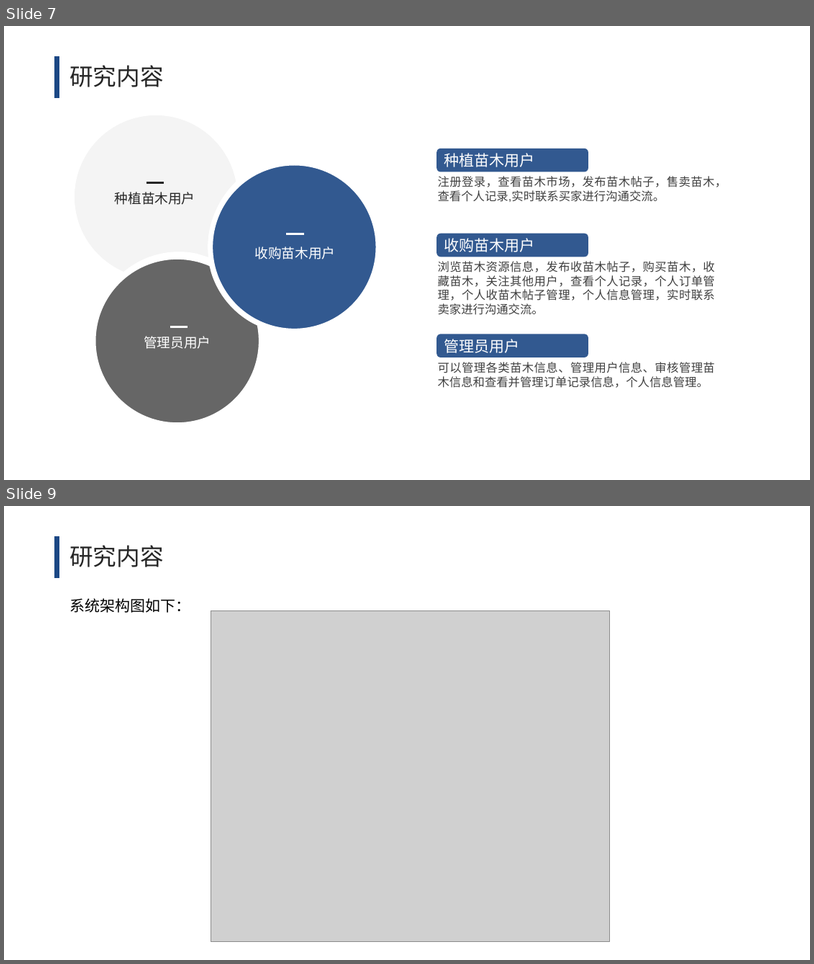
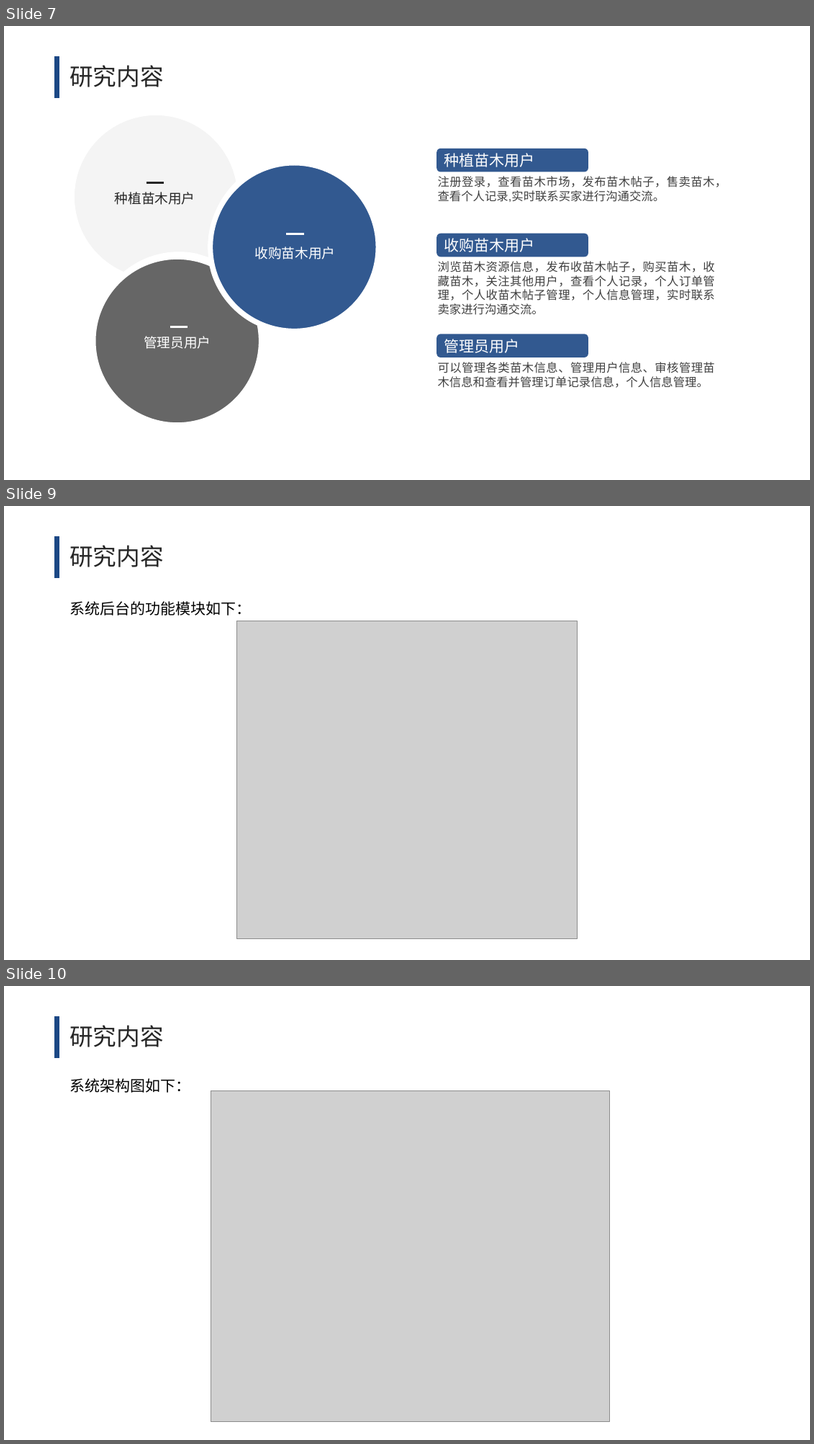
Before and after one commit to akira1ce/TreeHole, a slide deck: 文档/2019211899+李鑫+毕设答辩.pptx. Shown one above the other, each under a label of ours: slides 7 and 9 before the commit, slides 7, 9 and 10 after it; the slides between them are not shown. The pictures are 814x964 and 814x1444 pixels, drawn with LibreOffice and Linux fonts; fonts in the diff are those of the drawing; grey boxes stand for pictures. Boxes give left, top, right and bottom in pixels: in the first picture for what was removed or moved away, otherwise in the second. Text is boxed around its words. In the diff, an @@ line names an element or a change of style, - is before the commit and + after.

Commit message:
update - 修改功能图

```diff
--- a/文档/2019211899+李鑫+毕设答辩.pptx
+++ b/文档/2019211899+李鑫+毕设答辩.pptx
@@ slide 9 added at box(4, 506, 810, 960), background #FFFFFF @@
@@ line added from (57, 536) to (57, 578), #1C4885 6 pt @@
@@ text added at box(70, 545, 164, 567), 28 pt, text #262626 @@
+研究内容
@@ text added at box(70, 601, 251, 615), 18 pt, text #000000 @@
+系统后台的功能模块如下：
@@ picture added at box(237, 620, 577, 939) @@
@@ what was slide 9 is now slide 10 @@
```
Also in this commit, not shown: 1 slide changed.
